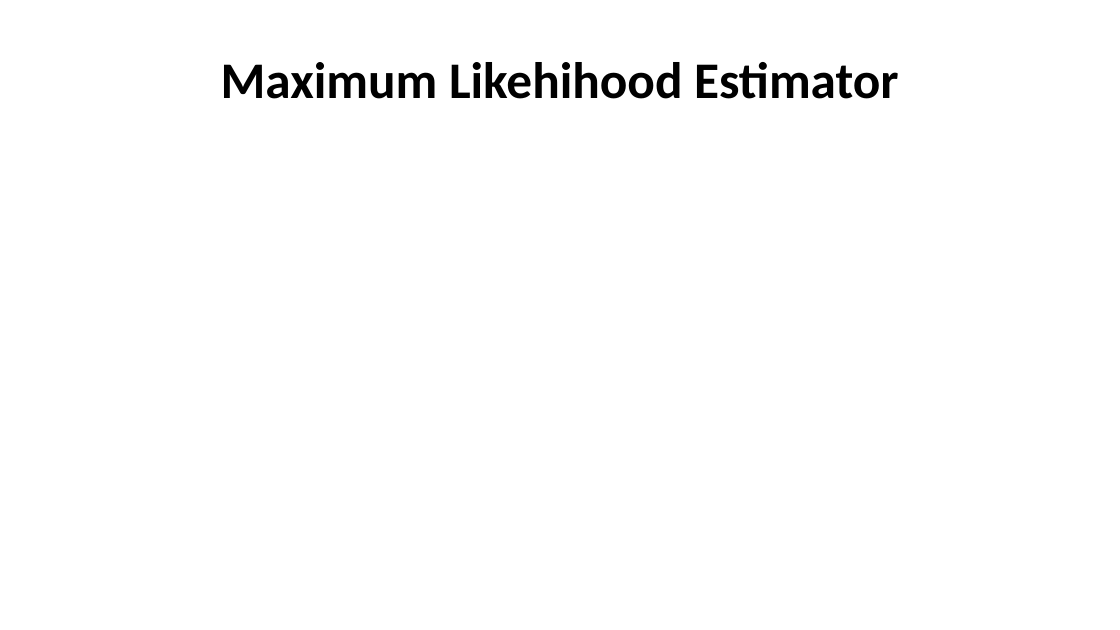
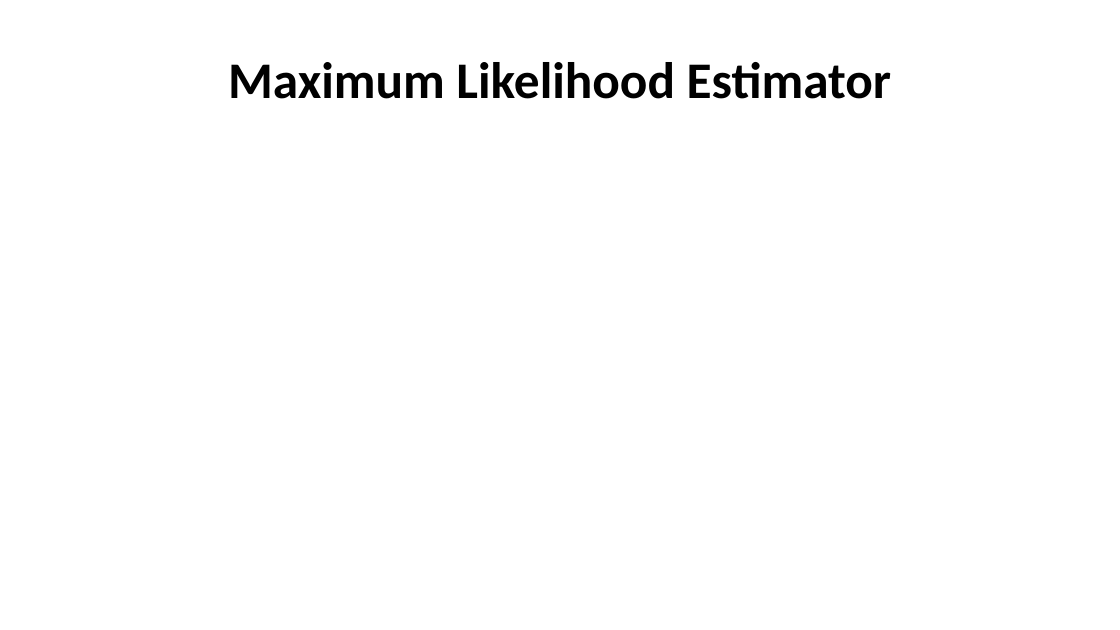
Before and after one commit to StephenElston/CSCI-E-83, a slide deck: slide 14 of LectureSlides/05_ParameterEstimationAndLikelihood.pptx. Drawn at 1120x630 pixels with LibreOffice and Linux fonts; fonts in the diff are those of the drawing; grey boxes stand for pictures. Boxes give left, top, right and bottom in pixels: in the first picture for what was removed or moved away, otherwise in the second. Text is boxed around its words. In the diff, an @@ line names an element or a change of style, - is before the commit and + after.

Commit message:
Fixed typo in slide

```diff
--- a/LectureSlides/05_ParameterEstimationAndLikelihood.pptx
+++ b/LectureSlides/05_ParameterEstimationAndLikelihood.pptx
@@ title at (228,62,892,99): text changed @@
-Maximum Likehihood Estimator
+Maximum Likelihood Estimator
```
